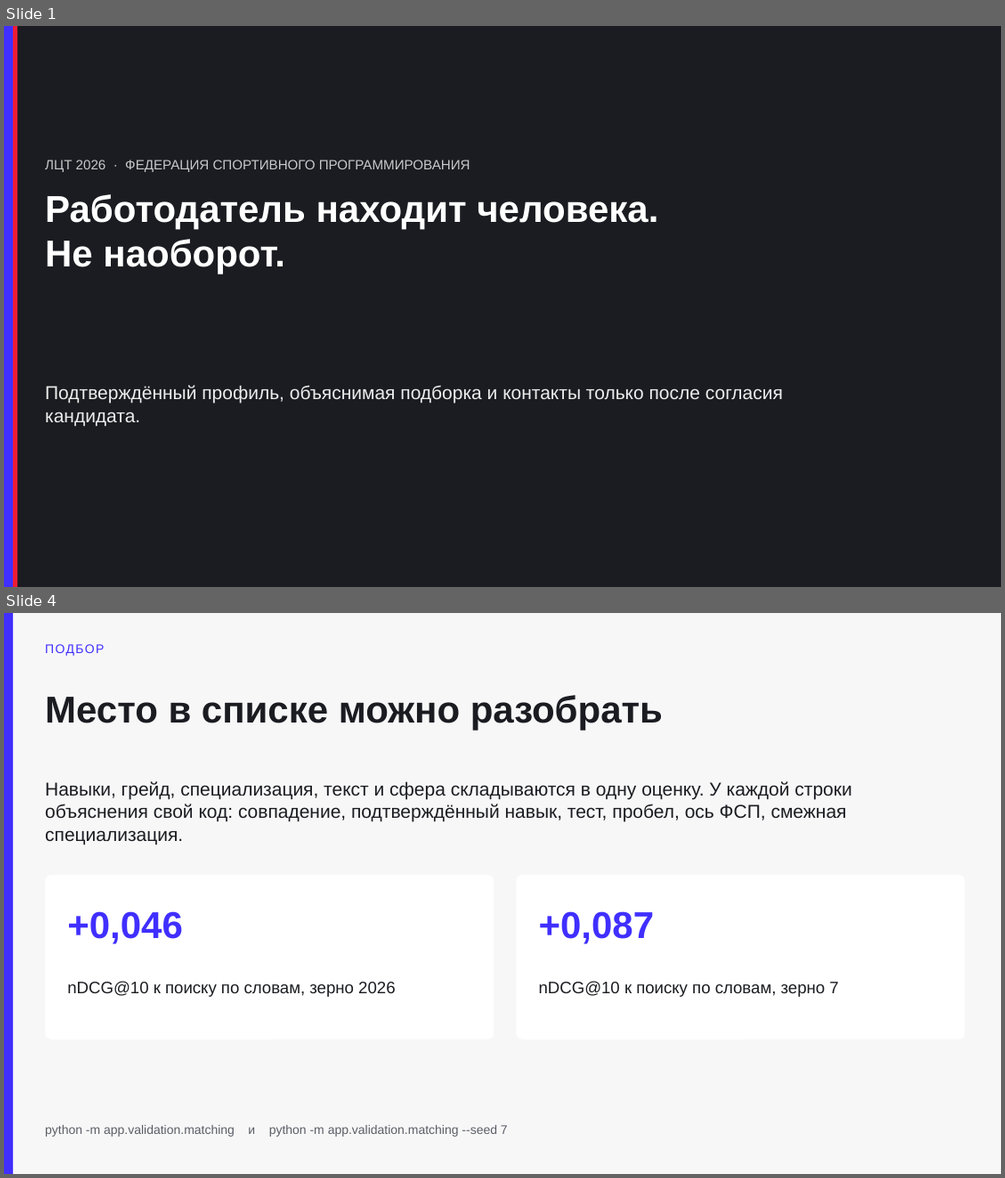
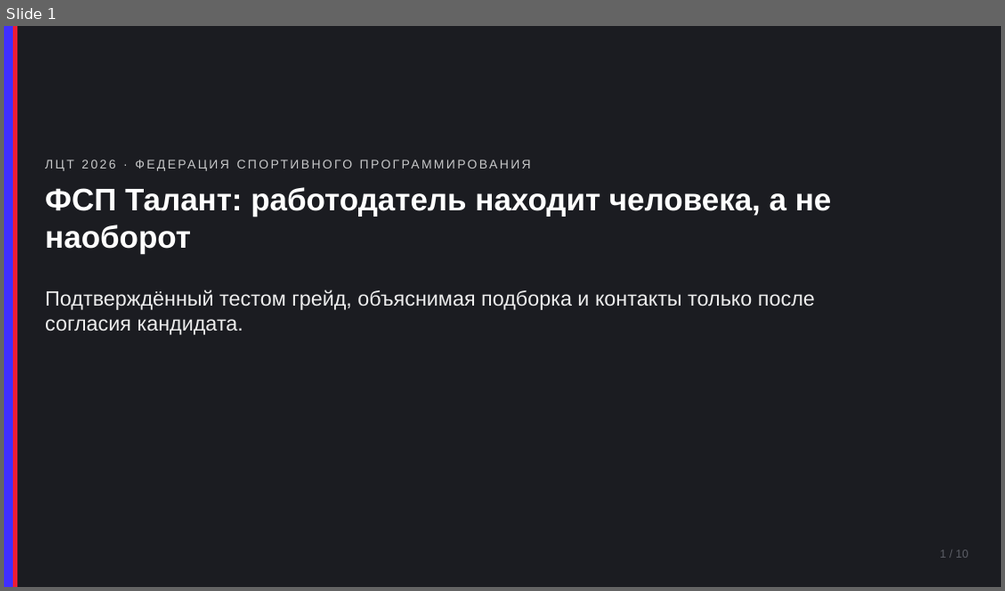
Before and after one commit to KonkovDV/fsp-talent, a slide deck: docs/pitch.pptx. Shown one above the other, each under a label of ours: slides 1 and 4 before the commit, slide 1 after it; the slides between them are not shown. The pictures are 1005x1178 and 1005x591 pixels, drawn with LibreOffice and Linux fonts; fonts in the diff are those of the drawing. Boxes give left, top, right and bottom in pixels: in the first picture for what was removed or moved away, otherwise in the second. Text is boxed around its words. In the diff, an @@ line names an element or a change of style, - is before the commit and + after.

Commit message:
Питч переделан на десять слайдов со скриншотами стенда: HTML, PPTX и PDF собираются из одного источника, у каждой цифры есть команда, а пример оси ФСП закреплён тестом.

```diff
--- a/docs/pitch.pptx
+++ b/docs/pitch.pptx
@@ slide 4 removed at (4, 613, 1001, 1174), background #F7F7F8 @@
@@ rectangle removed at (4, 613, 13, 1174) @@
@@ text removed at (45, 644, 104, 656) @@
-ПОДБОР
@@ text removed at (45, 695, 663, 730) @@
-Место в списке можно разобрать
@@ text removed at (45, 781, 851, 844) @@
-Навыки, грейд, специализация, текст и сфера складываются в одну оценку. У каждой строки объяснения свой код: совпадение, подтверждённый навык, тест, пробел, ось ФСП, смежная специализация.
@@ rounded rectangle removed at (45, 875, 494, 1039) @@
@@ rounded rectangle removed at (517, 875, 965, 1039) @@
@@ text removed at (67, 911, 183, 944) @@
-+0,046
@@ text removed at (539, 911, 655, 944) @@
-+0,087
@@ text removed at (67, 981, 395, 997) @@
-nDCG@10 к поиску по словам, зерно 2026
@@ text removed at (539, 981, 838, 997) @@
-nDCG@10 к поиску по словам, зерно 7
@@ text removed at (45, 1125, 508, 1136) @@
-python -m app.validation.matching и python -m app.validation.matching --seed 7
@@ slide 1 changed as well @@
@@ text "ЛЦТ 2026 · ФЕДЕРАЦИЯ СПОРТИВНОГО ..." at (45, 153, 942, 176): size 13 to 12 pt, letter spacing 0 to 2 pt @@
@@ text at (45, 187, 832, 253): text changed; size 36 to 30 pt @@
-Работодатель находит человека.
-Не наоборот.
+ФСП Талант: работодатель находит человека, а не наоборот
@@ text at (45, 289, 815, 335): text changed; size 18 to 20 pt @@
-Подтверждённый профиль, объяснимая подборка и контакты только после согласия кандидата.
+Подтверждённый тестом грейд, объяснимая подборка и контакты только после согласия кандидата.
@@ text added at (939, 549, 968, 557), 11 pt, text #5C5E66 @@
+1 / 10
```
Also in this commit, not shown: 9 slides added, 5 other slides removed, 9 other files.
